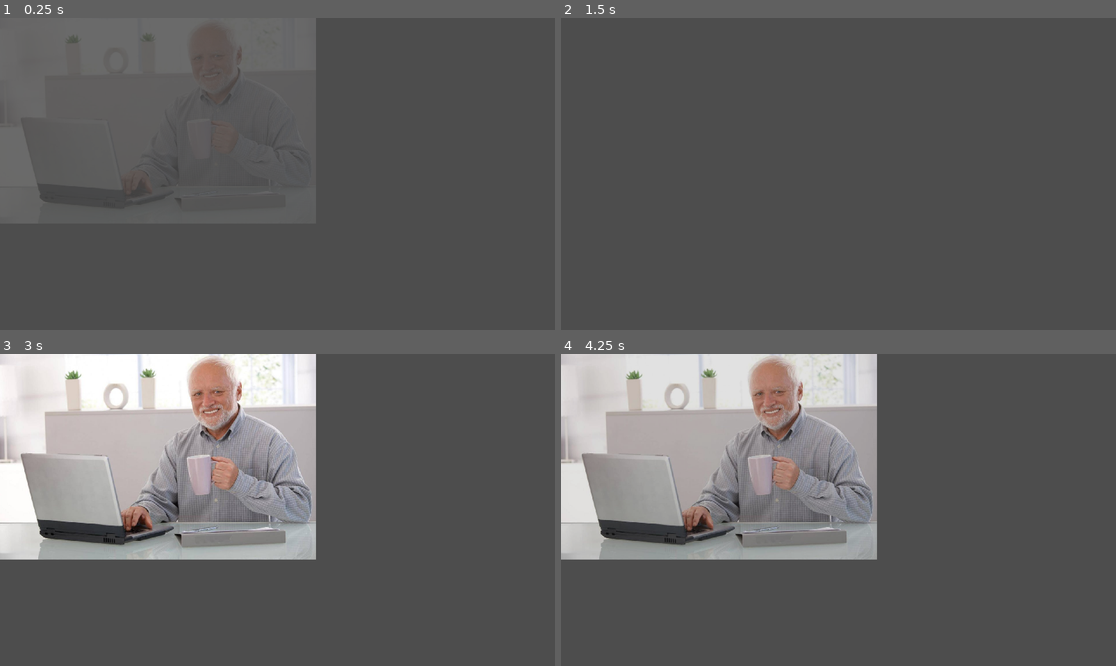
Above: before the commit, frames 1-4 (two rows, left to right).
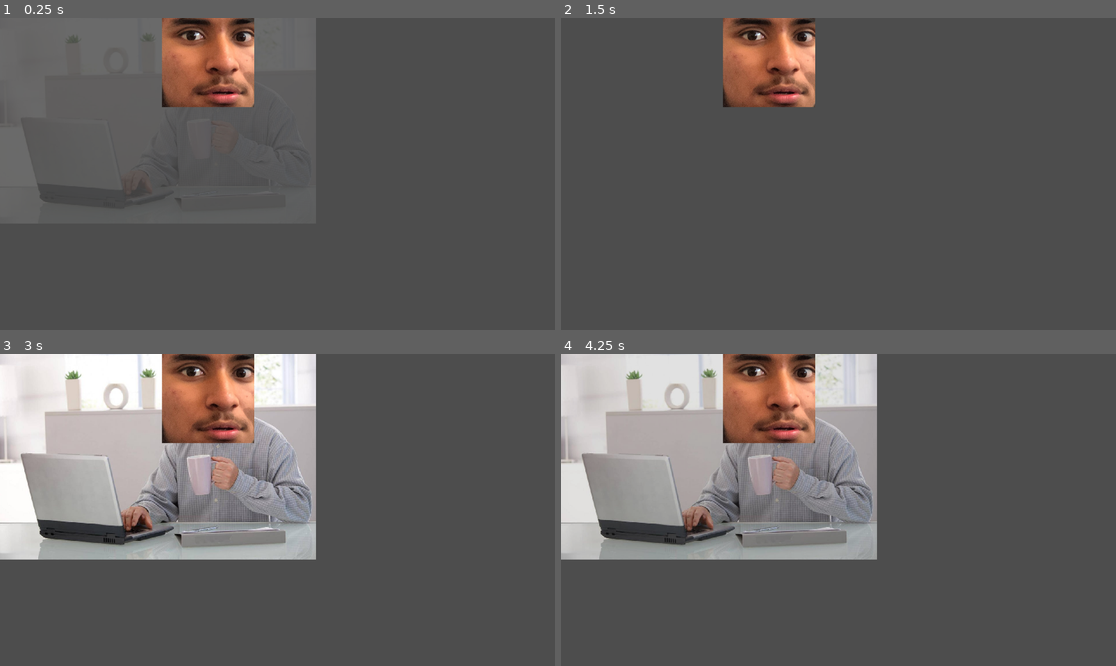
Above: after the commit, the same moments.

Repository: EggnogBaileys/Shlomp-it-up
Game: Godot game, scene res://scenes/testing_scene.tscn
The game is run twice, just before and just after one commit, with the same random seed, the same clock (stepped at 60 frames per second) and the same inputs. The project has no main scene, so this scene is started directly.
Inputs:
- Up to frame 1 (0.25 s): no input
- Up to frame 2 (1.5 s): no input
- Up to frame 3 (3 s): no input
- Up to frame 4 (4.25 s): no input

The runs differ from the first frame. In frame 1, 4.7% of the frame differs, in the area x 29-46%, y 0-29%; in frame 2, 4.7%; in frame 3, 4.7%; in frame 4, 4.7%.

Commit message:
Boof added
Shlomped up the boof

Diff:
--- a/scenes/testing_scene.tscn
+++ b/scenes/testing_scene.tscn
@@ -1,7 +1,8 @@
-[gd_scene load_steps=5 format=3 uid="uid://bcedhpftacmo0"]
+[gd_scene load_steps=6 format=3 uid="uid://bcedhpftacmo0"]
 
 [ext_resource type="Texture2D" uid="uid://ciur38utigd14" path="res://assets/harold.jpg" id="1_o7ana"]
 [ext_resource type="Script" path="res://scripts/Harold.gd" id="2_ki2rm"]
+[ext_resource type="Texture2D" uid="uid://cnlo54kpiprbn" path="res://assets/boof.png" id="3_4qirf"]
 
 [sub_resource type="Animation" id="Animation_txc2h"]
 resource_name = "flash"
@@ -37,3 +38,8 @@
 "": SubResource("AnimationLibrary_140rq")
 }
 autoplay = "flash"
+
+[node name="Boof" type="Sprite2D" parent="."]
+position = Vector2(721, 149)
+scale = Vector2(0.437073, 0.437073)
+texture = ExtResource("3_4qirf")
Binary file added: assets/boof.png
Not shown, added: assets/boof.png.import
